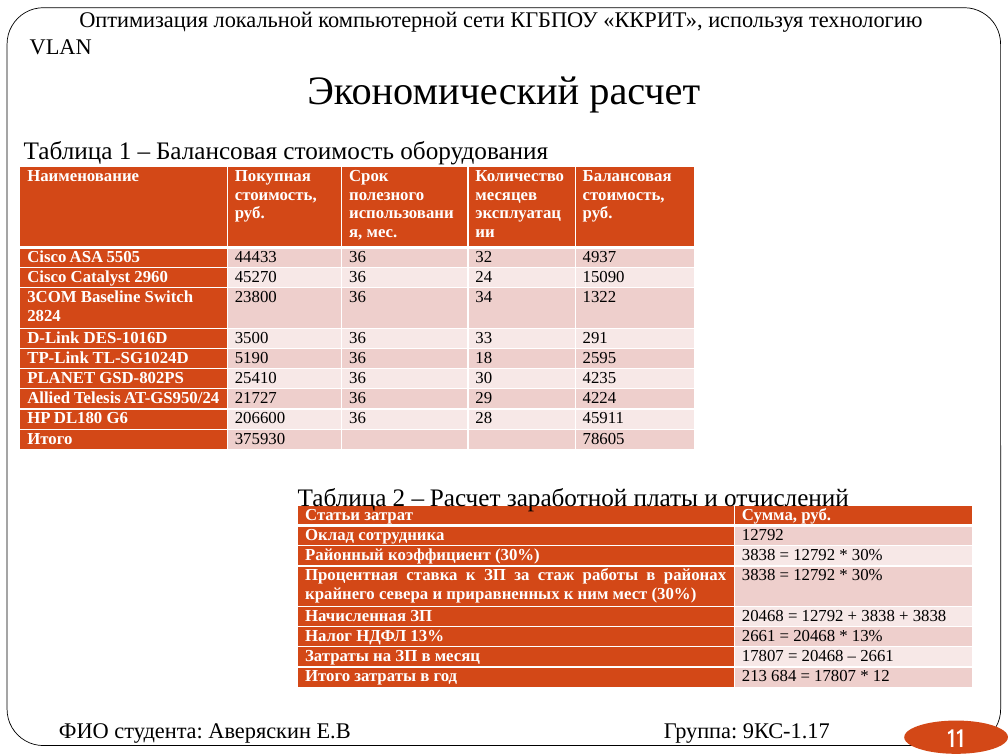
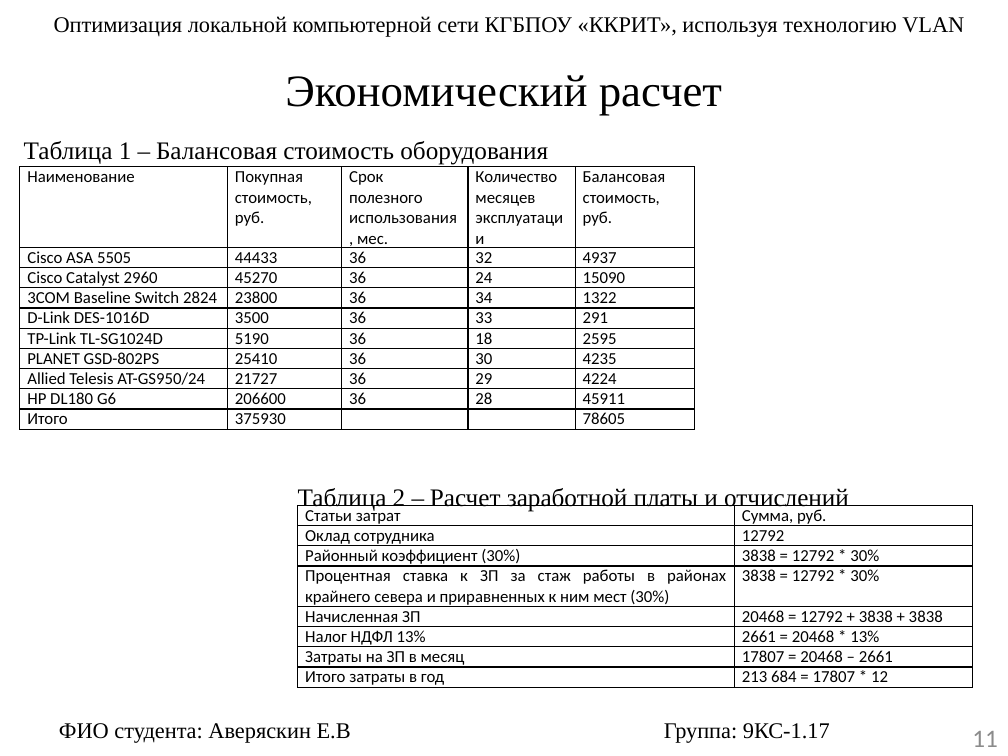
Before and after one commit to egoraver/diplom, a slide deck: slide 11 of практика 4 курс преддипломная/ВКР/Аверяскин презентация ВКР.pptx. Drawn at 1008x756 pixels with LibreOffice and Linux fonts; fonts in the diff are those of the drawing. Boxes give left, top, right and bottom in pixels: in the first picture for what was removed or moved away, otherwise in the second. Text is boxed around its words. In the diff, an @@ line names an element or a change of style, - is before the commit and + after.

```diff
--- a/практика 4 курс преддипломная/ВКР/Аверяскин презентация ВКР.pptx
+++ b/практика 4 курс преддипломная/ВКР/Аверяскин презентация ВКР.pptx
@@ rounded rectangle removed at bbox=[7, 8, 1001, 746] @@
@@ text "Оптимизация локальной компьютерной сети КГБПОУ ...": place and size @@
-text "Оптимизация локальной компьютерной сети КГБПОУ ..." at bbox=[30, 11, 922, 55]
+text "Оптимизация локальной компьютерной сети КГБПОУ ..." at bbox=[54, 16, 964, 37]
@@ text "Оптимизация локальной компьютерной сети КГБПОУ ..." at bbox=[54, 16, 964, 37]: indent changed @@
@@ title "Экономический расчет" at bbox=[285, 75, 722, 115]: size 28.8 to 32 pt; line spacing 1 to 0.9; vertical alignment bottom to middle @@
@@ table at bbox=[20, 166, 694, 428] @@
@@ fill #D34817 to none in 14 cells @@
@@ fill #EFCFCC to none in 18 cells @@
@@ fill #F7E9E8 to none in 16 cells @@
@@ font Times New Roman to Calibri @@
@@ text colour #FFFFFF to #000000, bold off in "Наименование", "Покупная стоимость, руб.", "Срок полезного использования, мес.", "Количество месяцев эксплуатации" and 10 more places @@
@@ borders changed @@
@@ table at bbox=[297, 505, 972, 689] @@
@@ fill #D34817 to none in 9 cells @@
@@ fill #EFCFCC to none in 4 cells @@
@@ fill #F7E9E8 to none in 3 cells @@
@@ font Times New Roman to Calibri @@
@@ text colour #FFFFFF to #000000, bold off in "Статьи затрат", "Сумма, руб.", "Оклад сотрудника", "Районный коэффициент (30%)" and 5 more places @@
@@ borders changed @@
@@ page number: place and size @@
-page number at bbox=[904, 721, 1008, 754]
+page number at bbox=[972, 731, 998, 747]
@@ page number at bbox=[972, 731, 998, 747]: font Cabin to Calibri, text colour #FFFFFF to #8C8C8C; alignment centre to right; fill #D34817 to none @@
```
Also in this commit, not shown: 11 other slides changed, 1 other file.
